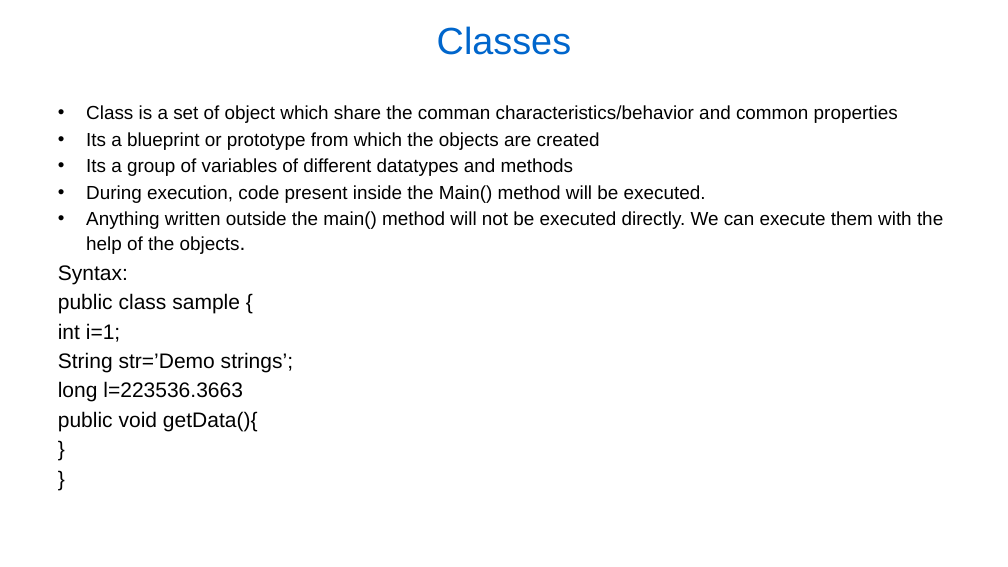
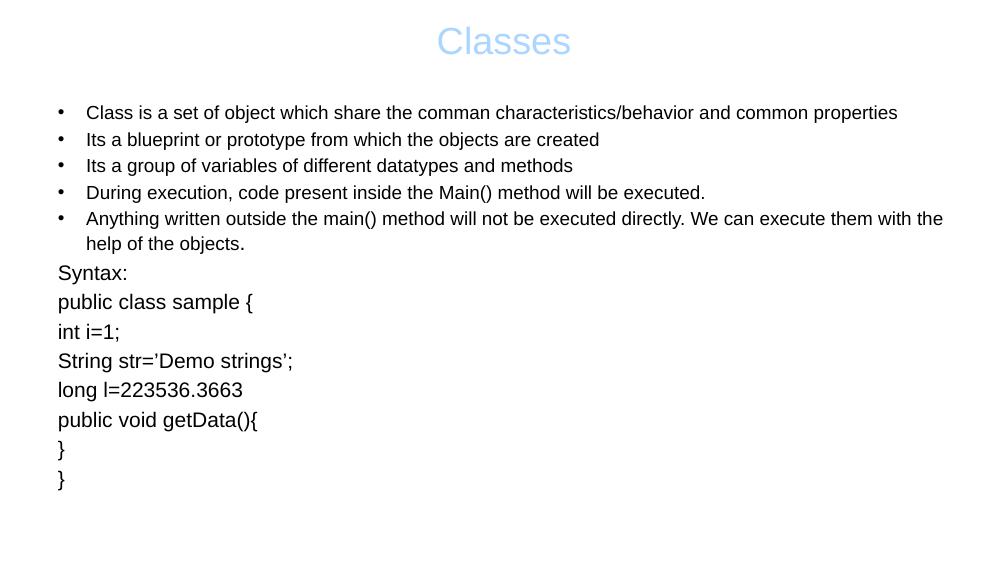
Before and after one commit to lanceqa81/Notes, a slide deck: slide 2 of Java_Basics.pptx. Drawn at 1008x567 pixels with LibreOffice and Linux fonts; fonts in the diff are those of the drawing; background and template pictures are left out. Boxes give left, top, right and bottom in pixels: in the first picture for what was removed or moved away, otherwise in the second. Text is boxed around its words. In the diff, an @@ line names an element or a change of style, - is before the commit and + after.

```diff
--- a/Java_Basics.pptx
+++ b/Java_Basics.pptx
@@ title "Classes" at box(437, 27, 571, 54): text colour #0066CC to #ADD6FF, letter outline none to #3399FF 1.75 pt @@
```
Also in this commit, not shown: 2 other slides changed, 1 slide added.
